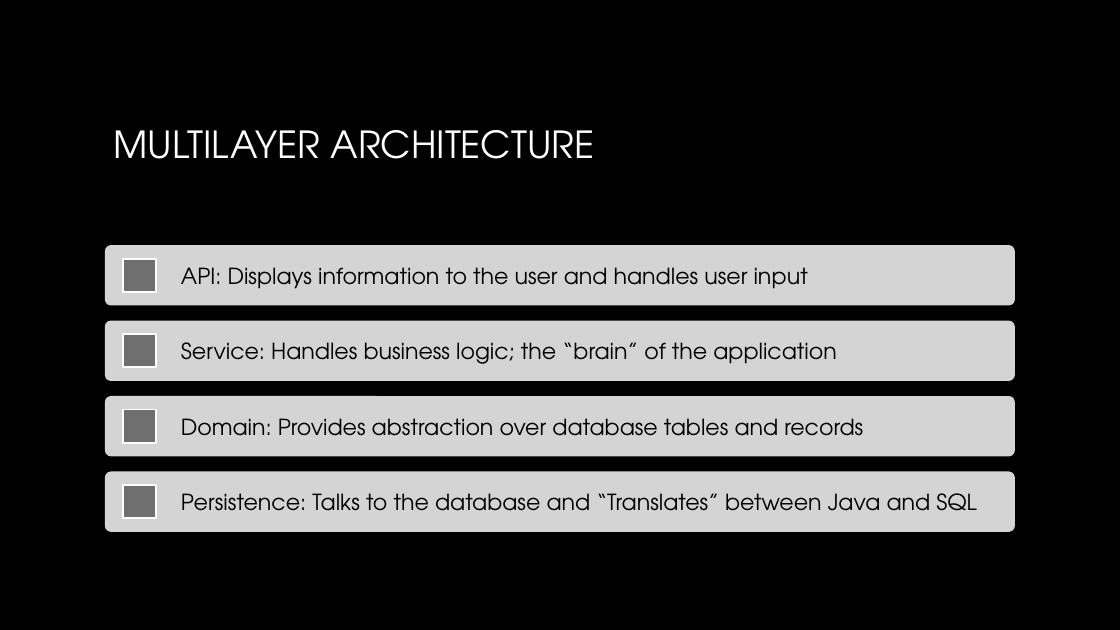
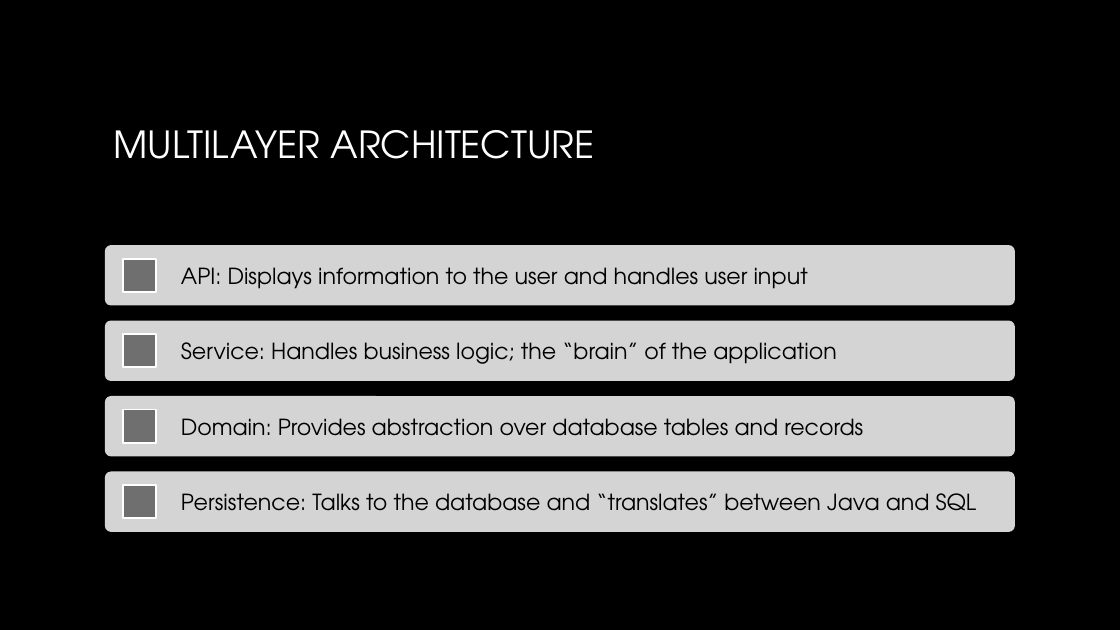
Before and after one commit to AarejSyed/bank-of-cli, a slide deck: slide 5 of presentation/presentation.pptx. Drawn at 1120x630 pixels with LibreOffice and Linux fonts; fonts in the diff are those of the drawing; background and template pictures are left out. Boxes give left, top, right and bottom in pixels: in the first picture for what was removed or moved away, otherwise in the second. Text is boxed around its words. In the diff, an @@ line names an element or a change of style, - is before the commit and + after.

```diff
--- a/presentation/presentation.pptx
+++ b/presentation/presentation.pptx
@@ text at [181, 493, 977, 511]: text changed @@
-Persistence: Talks to the database and “Translates” between Java and SQL
+Persistence: Talks to the database and “translates” between Java and SQL
```
Also in this commit, not shown: 2 other slides changed, 1 other file.
